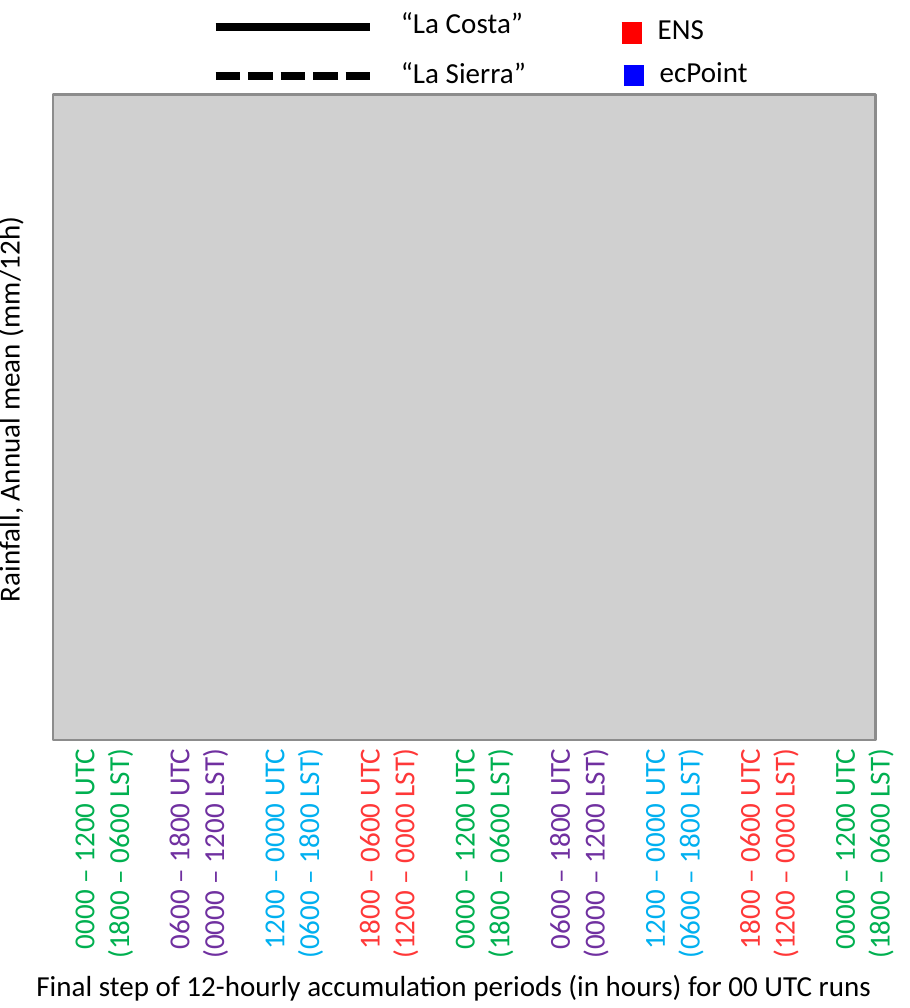
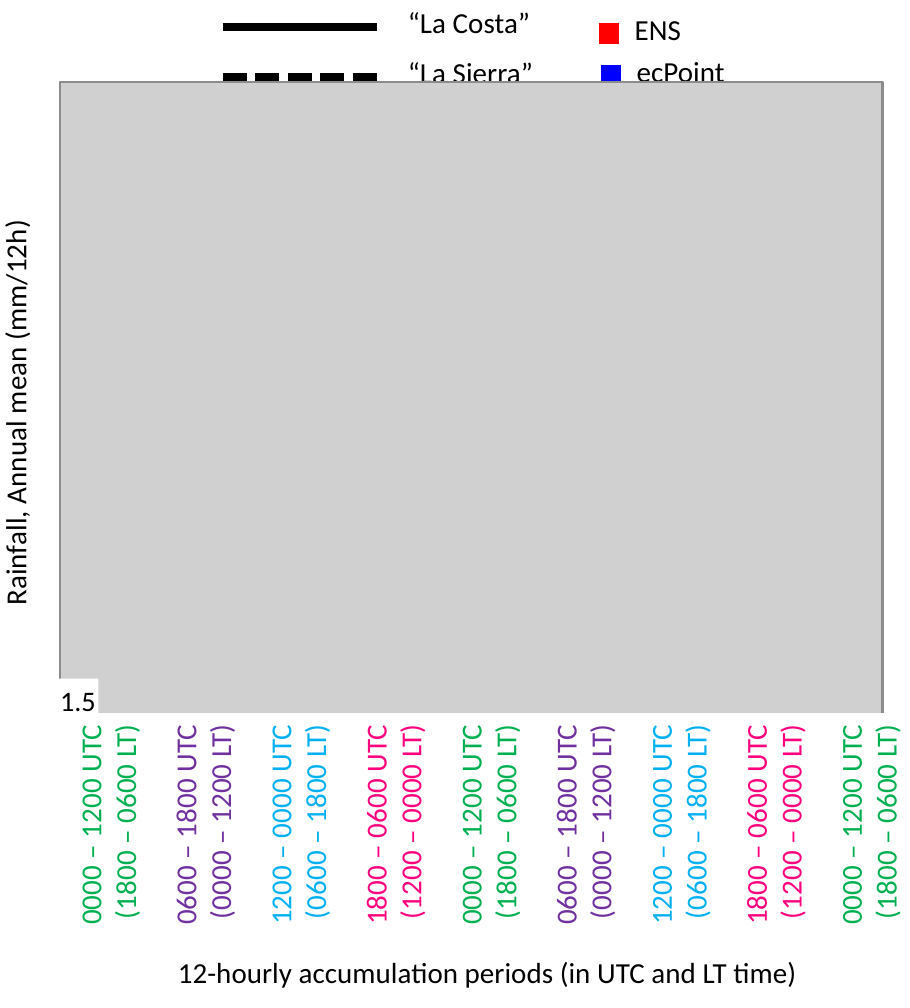
Before and after one commit to PhD-ReadingUni/FlashFloods_Ecuador, a slide deck: slide 1 of Manuscript/Figures/Diurnal_Cycle.pptx. Drawn at 910x1008 pixels with LibreOffice and Linux fonts; fonts in the diff are those of the drawing; grey boxes stand for pictures. Boxes give left, top, right and bottom in pixels: in the first picture for what was removed or moved away, otherwise in the second. Text is boxed around its words. In the diff, an @@ line names an element or a change of style, - is before the commit and + after.

```diff
--- a/Manuscript/Figures/Diurnal_Cycle.pptx
+++ b/Manuscript/Figures/Diurnal_Cycle.pptx
@@ text "ecPoint": place and size @@
-text "ecPoint" at <box>660,62,748,83</box>
+text "ecPoint" at <box>637,62,725,83</box>
@@ picture: place and size @@
-picture at <box>52,94,876,740</box>
+picture at <box>60,81,884,745</box>
@@ 2 texts, 2 lines: place and size @@
-2 texts, 2 lines at <box>217,12,526,84</box>
+2 texts, 2 lines at <box>222,12,533,90</box>
@@ 2 lines, 1 text: place and size @@
-2 lines, 1 text at <box>622,20,704,76</box>
+2 lines, 1 text at <box>599,21,681,76</box>
@@ text "Rainfall, Annual mean (mm/12h)" rewrapped from <box>0,229,27,600</box> to <box>0,232,34,603</box> @@
@@ rectangle added at <box>47,680,99,727</box>, fill #FFFFFF @@
@@ rectangle added at <box>26,716,894,803</box>, fill #FFFFFF, outline #FFFFFF 1 pt @@
@@ text added at <box>60,692,96,712</box>, 7.8 pt, text #000000 @@
+1.5
@@ 6 texts: place and size @@
-6 texts at <box>67,753,897,956</box>
+6 texts at <box>74,728,904,924</box>
@@ 3 texts: place and size @@
-3 texts at <box>162,753,707,956</box>
+3 texts at <box>169,728,714,924</box>
@@ text at <box>108,728,143,917</box>: text changed @@
-(1800 – 0600 LST)
+(1800 – 0600 LT)
@@ text at <box>204,728,239,917</box>: text changed @@
-(0000 – 1200 LST)
+(0000 – 1200 LT)
@@ text at <box>299,728,334,917</box>: text changed @@
-(0600 – 1800 LST)
+(0600 – 1800 LT)
@@ text at <box>359,729,394,922</box>: text colour #FF3838 to #FF007F in "1800 – 0600 UTC" @@
@@ text at <box>394,728,429,917</box>: text changed; text colour #FF3838 to #FF007F @@
-(1200 – 0000 LST)
+(1200 – 0000 LT)
@@ text at <box>489,728,524,917</box>: text changed @@
-(1800 – 0600 LST)
+(1800 – 0600 LT)
@@ text at <box>584,728,619,917</box>: text changed @@
-(0000 – 1200 LST)
+(0000 – 1200 LT)
@@ text at <box>679,728,714,917</box>: text changed @@
-(0600 – 1800 LST)
+(0600 – 1800 LT)
@@ text at <box>739,729,774,922</box>: text colour #FF3838 to #FF007F in "1800 – 0600 UTC" @@
@@ text at <box>774,728,809,917</box>: text changed; text colour #FF3838 to #FF007F @@
-(1200 – 0000 LST)
+(1200 – 0000 LT)
@@ text at <box>869,728,904,917</box>: text changed @@
-(1800 – 0600 LST)
+(1800 – 0600 LT)
@@ text at <box>178,962,796,988</box>: text changed @@
-Final step of 12-hourly accumulation periods (in hours) for 00 UTC runs
+12-hourly accumulation periods (in UTC and LT time)
```
Also in this commit, not shown: 29 other files.
